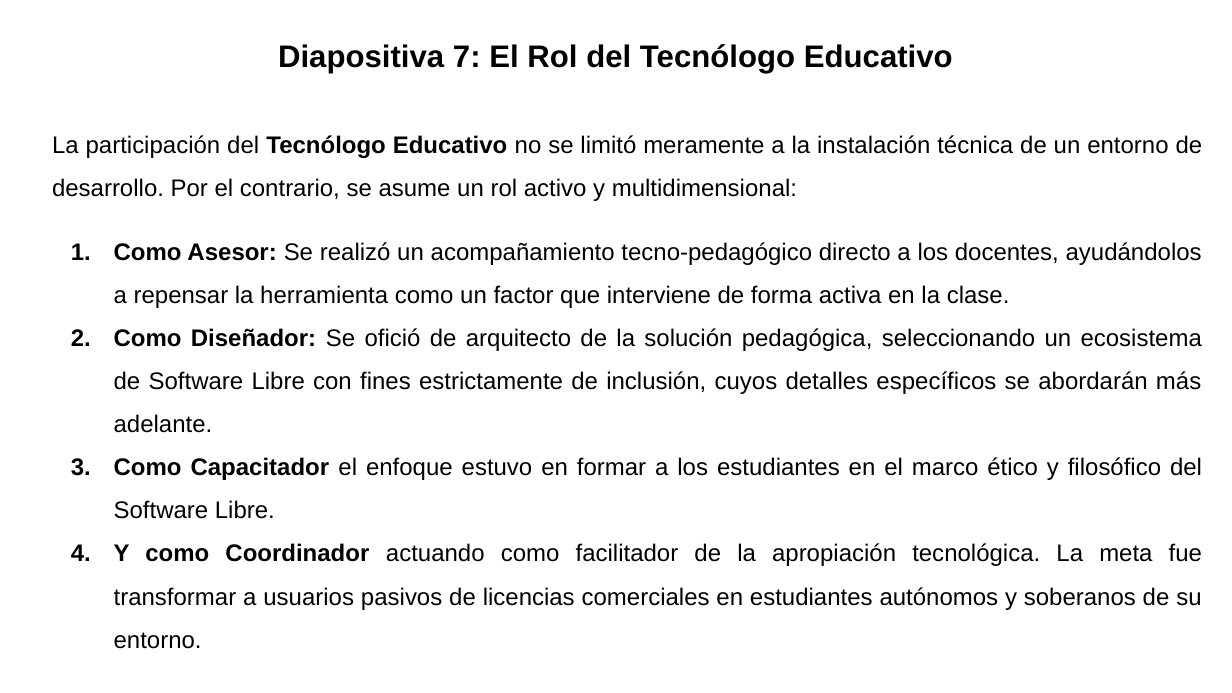
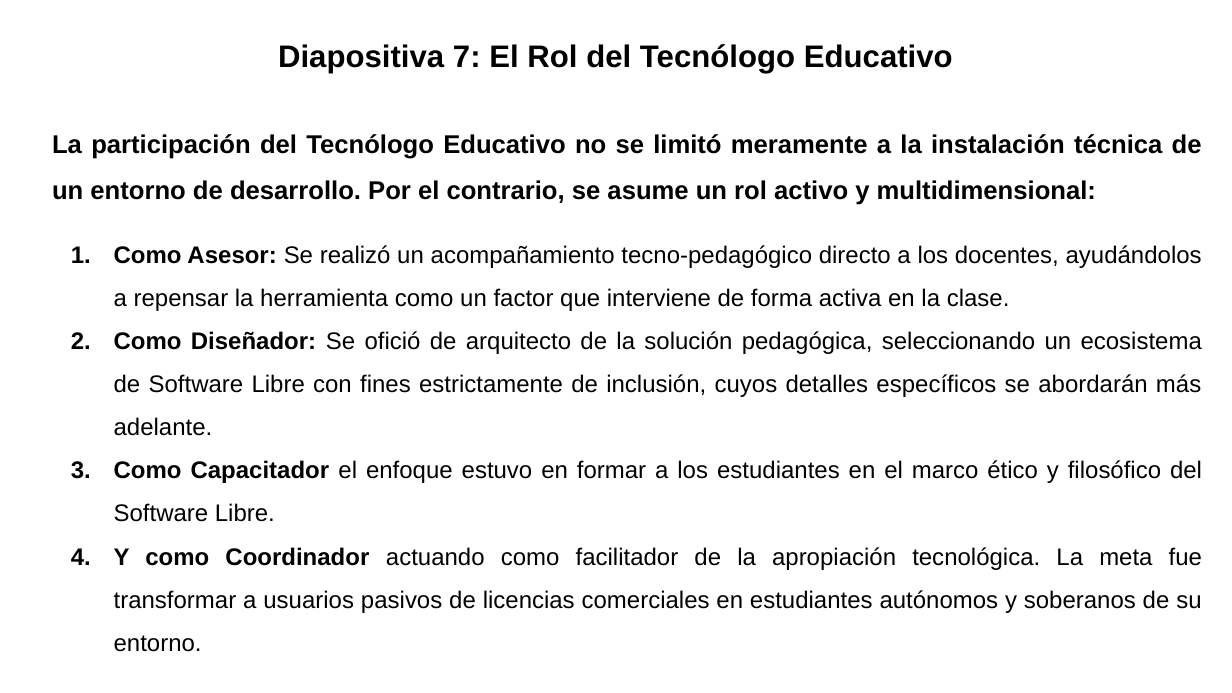
Before and after one commit to gabrielinuz/gabrielinuz.github.io, a slide deck: slide 8 of doc/GUION_DE_DEFENSA_LTE.pptx. Drawn at 1232x693 pixels with LibreOffice and Linux fonts; fonts in the diff are those of the drawing. Boxes give left, top, right and bottom in pixels: in the first picture for what was removed or moved away, otherwise in the second. Text is boxed around its words. In the diff, an @@ line names an element or a change of style, - is before the commit and + after.

```diff
--- a/doc/GUION_DE_DEFENSA_LTE.pptx
+++ b/doc/GUION_DE_DEFENSA_LTE.pptx
@@ text at [52, 134, 1202, 205]: size 14 to 15 pt in "La participación del Tecnólogo Educativo no se ..."; bold on in "La participación del no se limitó meramente ..." @@
```
Also in this commit, not shown: 15 other slides changed, 1 other file.
